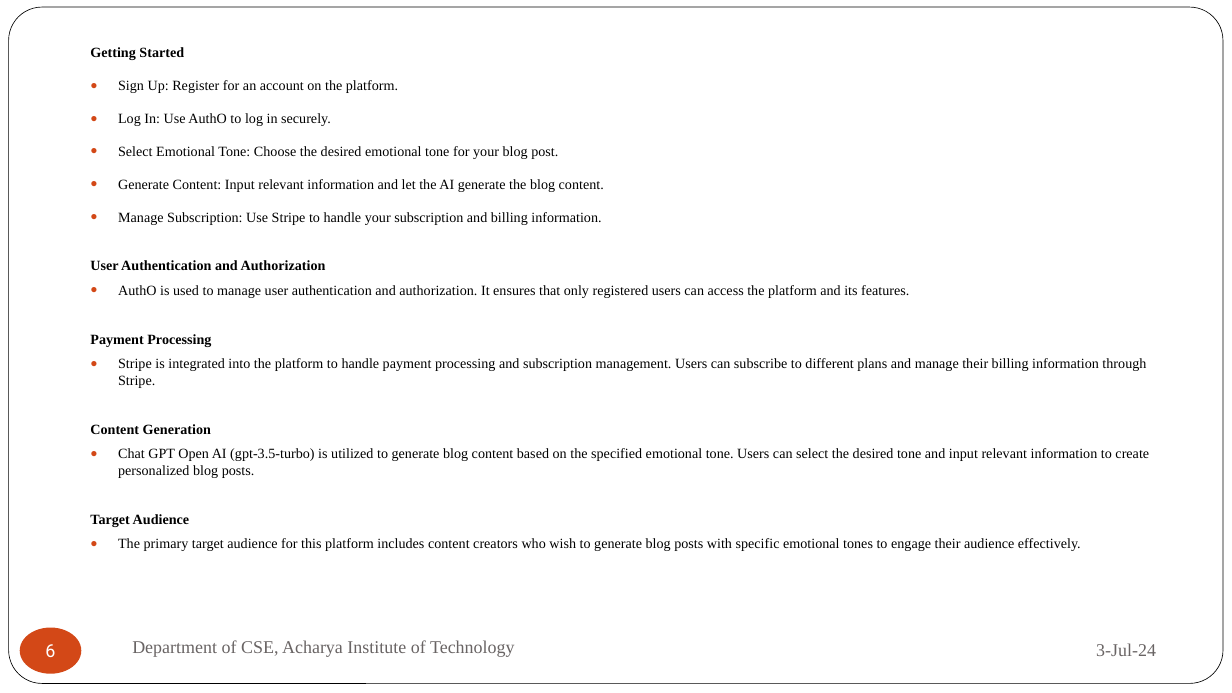
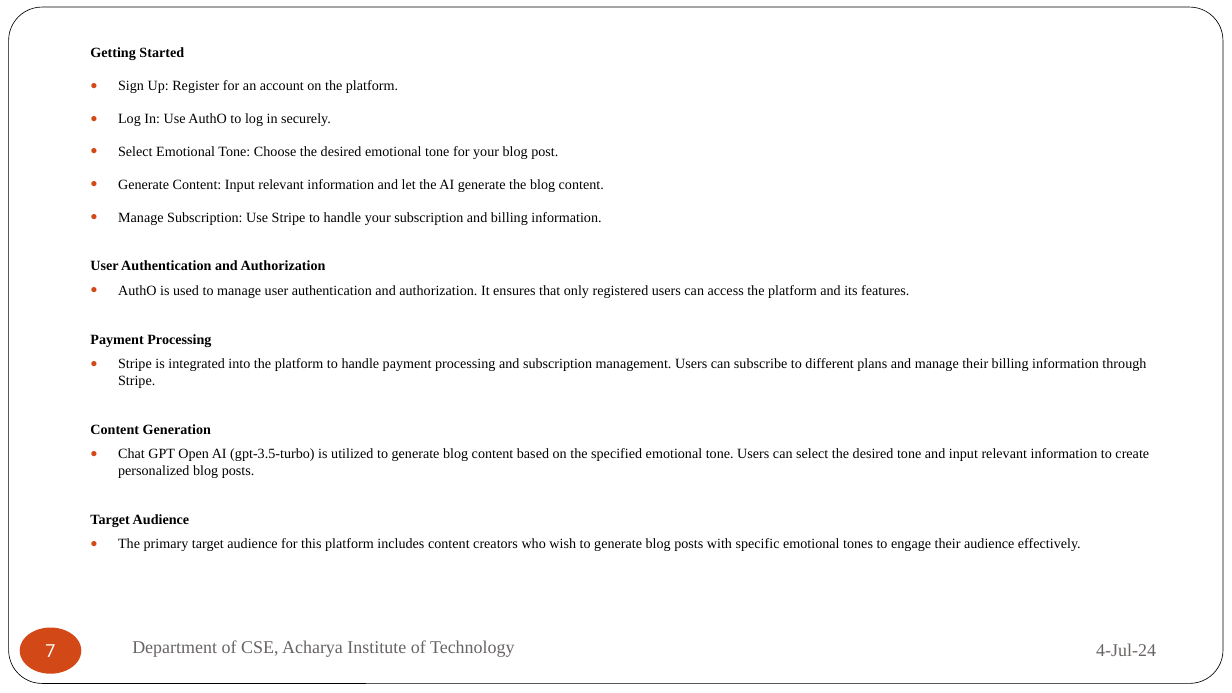
Before and after one commit to Anish202020/6th-Semester, a slide deck: slide 7 of Report and PPT/Major Mini Project/Miniproject.pptx (slide 6 before the commit). Drawn at 1232x693 pixels with LibreOffice and Linux fonts; fonts in the diff are those of the drawing. Boxes give left, top, right and bottom in pixels: in the first picture for what was removed or moved away, otherwise in the second. Text is boxed around its words. In the diff, an @@ line names an element or a change of style, - is before the commit and + after.

```diff
--- a/Report and PPT/Major Mini Project/Miniproject.pptx
+++ b/Report and PPT/Major Mini Project/Miniproject.pptx
@@ page number at [45,644,55,657]: text changed @@
-6
+7
@@ text at [1096,643,1156,656]: text changed @@
-3-Jul-24
+4-Jul-24
```
Also in this commit, not shown: 8 other slides changed, 1 slide added, 9 slides removed, 11 other files.
